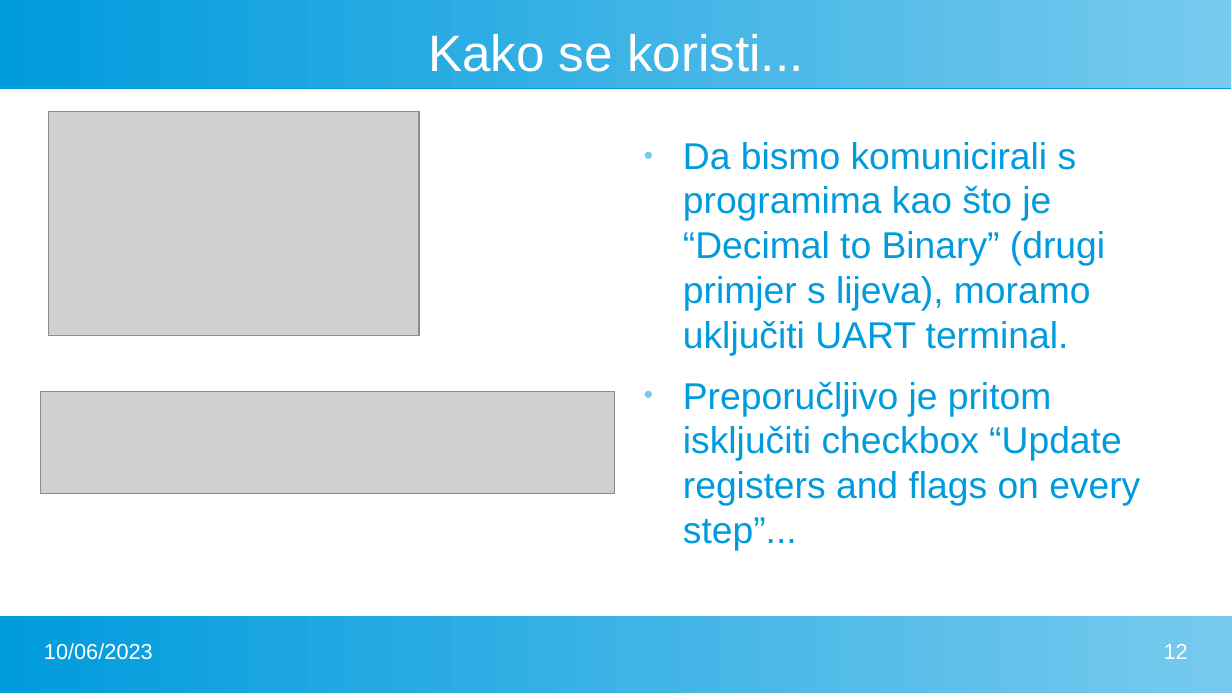
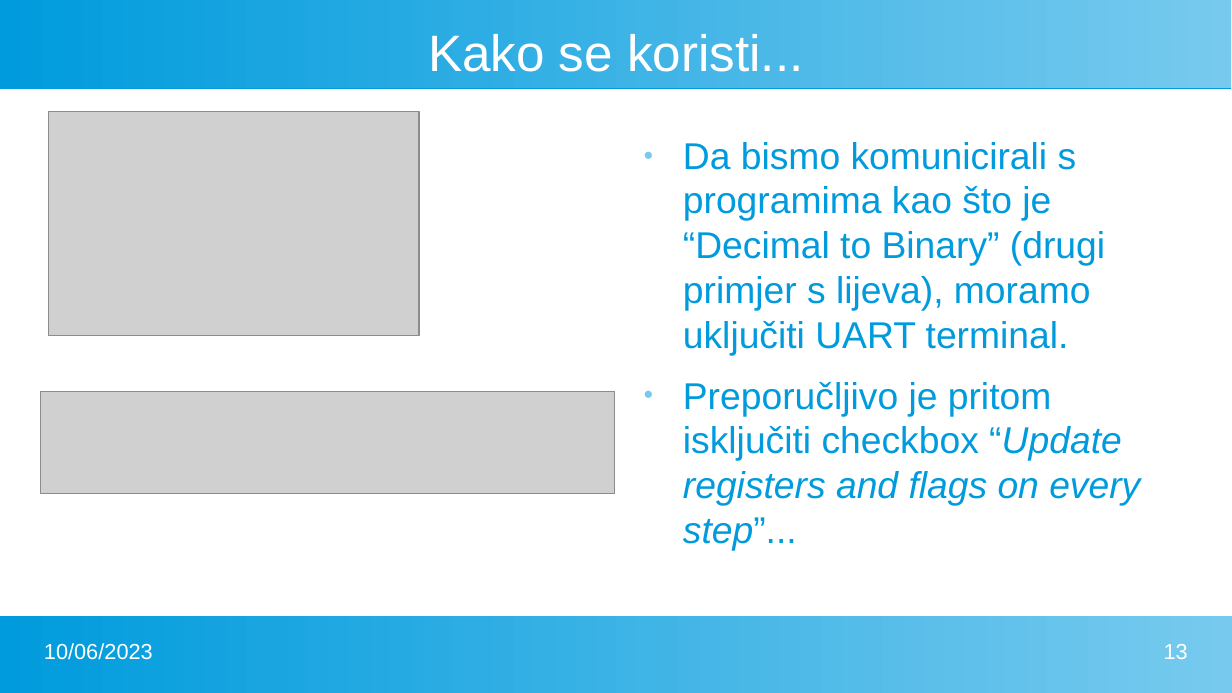
Before and after one commit to FlatAssembler/PicoBlaze_Simulator_in_JS, a slide deck: slide 13 of seminar/PicoBlaze.pptx (slide 12 before the commit). Drawn at 1232x693 pixels with LibreOffice and Linux fonts; fonts in the diff are those of the drawing; grey boxes stand for pictures. Boxes give left, top, right and bottom in pixels: in the first picture for what was removed or moved away, otherwise in the second. Text is boxed around its words. In the diff, an @@ line names an element or a change of style, - is before the commit and + after.

```diff
--- a/seminar/PicoBlaze.pptx
+++ b/seminar/PicoBlaze.pptx
@@ text at (683, 382, 1140, 551): italic on in "“Update registers and flags on every step”..." @@
@@ page number at (1164, 644, 1188, 659): text changed @@
-12
+13
```
Also in this commit, not shown: 4 other slides changed, 2 slides added, 1 other file.
